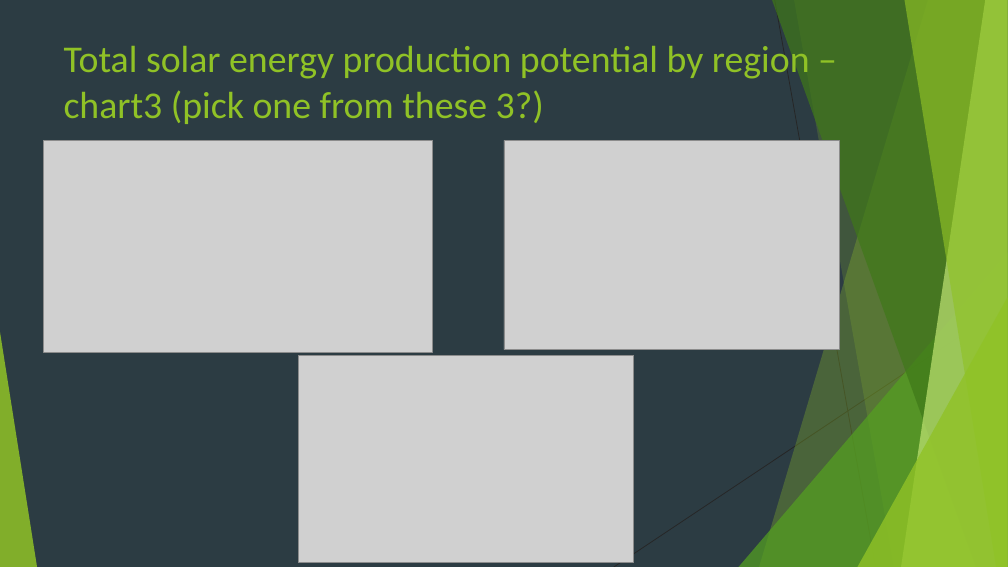
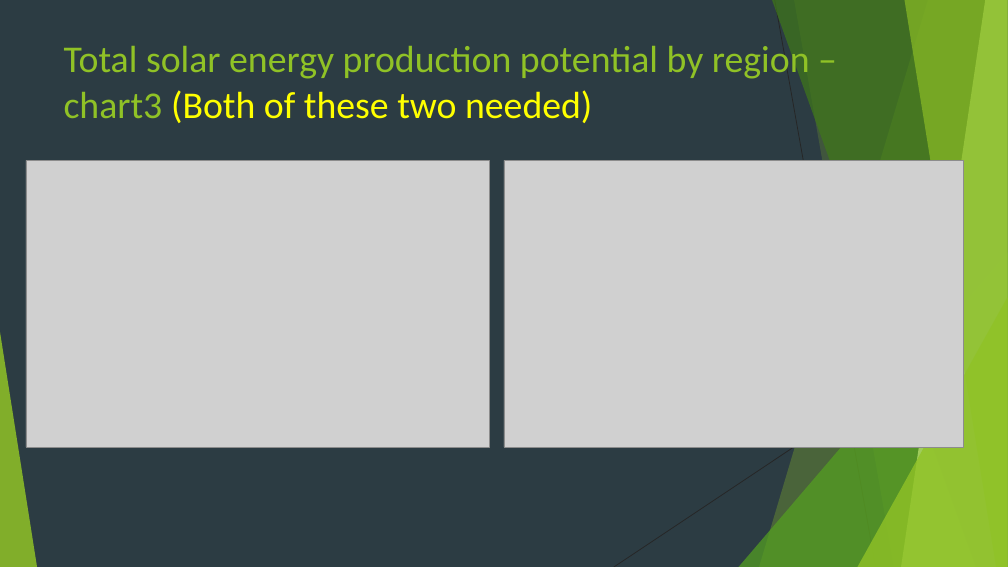
Before and after one commit to breardon7/6101-GroupProjects, a slide deck: slide 13 of 6101 Group Project New Version_Jichong_3.20.pptx (slide 12 before the commit). Drawn at 1008x567 pixels with LibreOffice and Linux fonts; fonts in the diff are those of the drawing; grey boxes stand for pictures. Boxes give left, top, right and bottom in pixels: in the first picture for what was removed or moved away, otherwise in the second. Text is boxed around its words. In the diff, an @@ line names an element or a change of style, - is before the commit and + after.

```diff
--- a/6101 Group Project New Version_Jichong_3.20.pptx
+++ b/6101 Group Project New Version_Jichong_3.20.pptx
@@ title at [64,41,810,123]: text changed @@
-Total solar energy production potential by region – chart3 (pick one from these 3?)
+Total solar energy production potential by region – chart3 (Both of these two needed)
@@ picture removed at [44,141,433,352] @@
@@ picture: place and size @@
-picture at [299,355,634,563]
+picture at [26,160,489,448]
@@ picture: place and size @@
-picture at [504,141,839,350]
+picture at [504,160,964,448]
```
Also in this commit, not shown: 3 other slides changed, 2 slides added, 1 slide removed, 2 other files.
